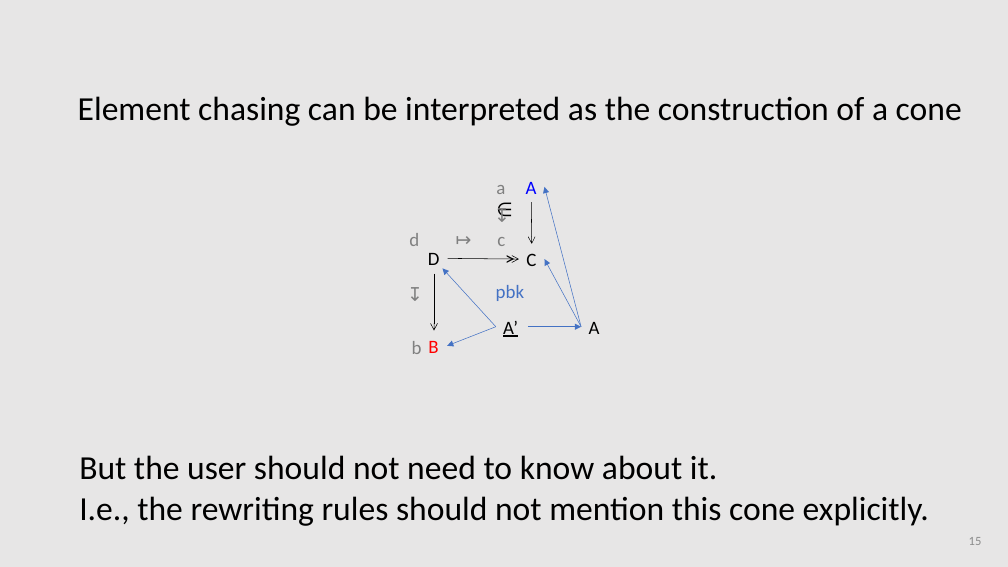
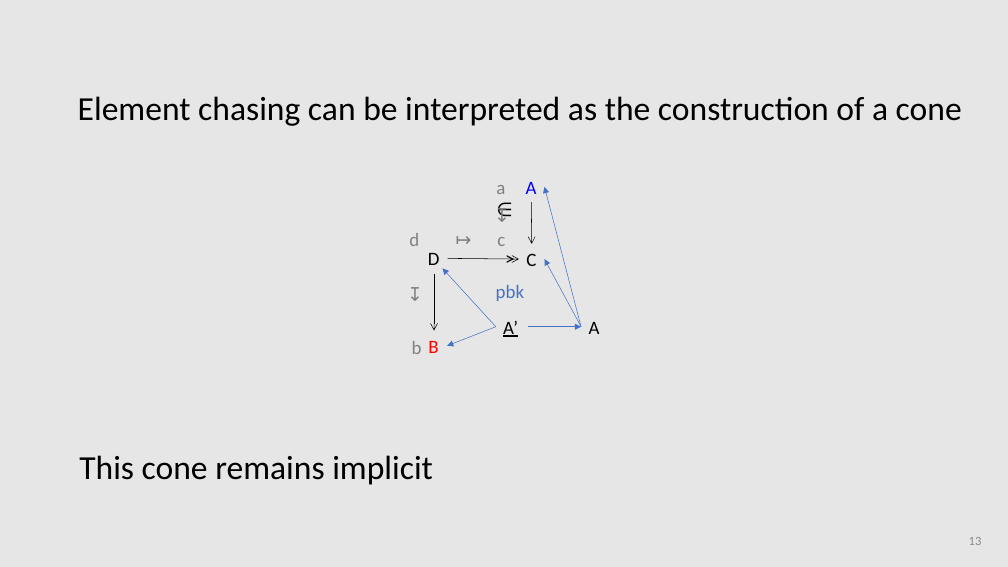
Before and after one commit to amblafont/slides, a slide deck: slide 13 of diagrammatic-reasoning/2024-november-coreact.pptx (slide 15 before the commit). Drawn at 1008x567 pixels with LibreOffice and Linux fonts; fonts in the diff are those of the drawing. Boxes give left, top, right and bottom in pixels: in the first picture for what was removed or moved away, otherwise in the second. Text is boxed around its words. In the diff, an @@ line names an element or a change of style, - is before the commit and + after.

```diff
--- a/diagrammatic-reasoning/2024-november-coreact.pptx
+++ b/diagrammatic-reasoning/2024-november-coreact.pptx
@@ text at [79,455,433,485]: text changed @@
-But the user should not need to know about it.
-I.e., the rewriting rules should not mention this cone explicitly.
+This cone remains implicit
```
Also in this commit, not shown: 9 other slides changed, 1 slide added, 2 slides removed.
